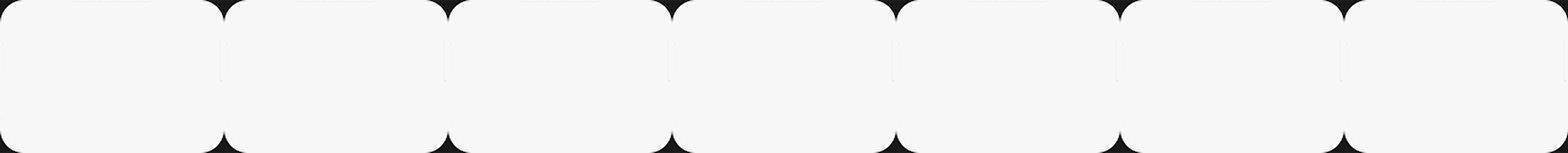
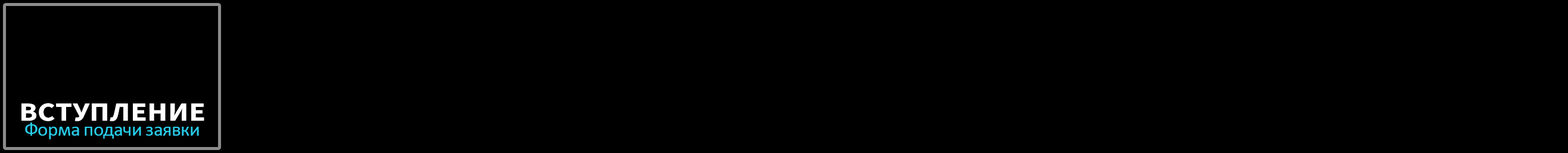
Two versions of the same layered image (1568px x 153px). Layer-by-layer changes:
added group "ВСТУПЛЕНИЕ" with 4 layers in group "NEW FRAMES" over [0, 0, 224, 153]
added layer "ЗАПРОС" in group "ВСТУПЛЕНИЕ" over [21, 102, 205, 121]
added layer "Форма подачи заявки" in group "ВСТУПЛЕНИЕ" over [25, 122, 199, 139]
hid "Слой 1", moved it into group "ВСТУПЛЕНИЕ", painted on it over [0, 0, 1568, 153]
added layer "FRAME" in group "ВСТУПЛЕНИЕ" over [0, 0, 224, 153]
hid group "FRAMES" (66 layers) over [1, 4, 1567, 135]
painted on "BLACK BACKGROUND" over [0, 0, 1568, 153]
